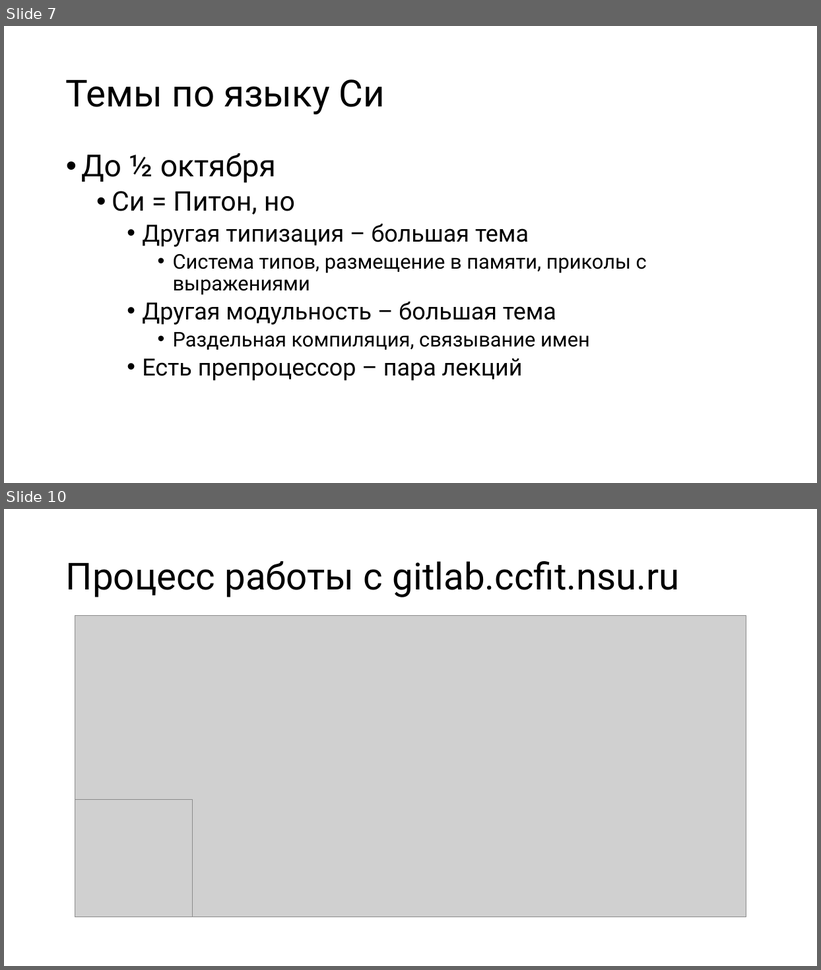
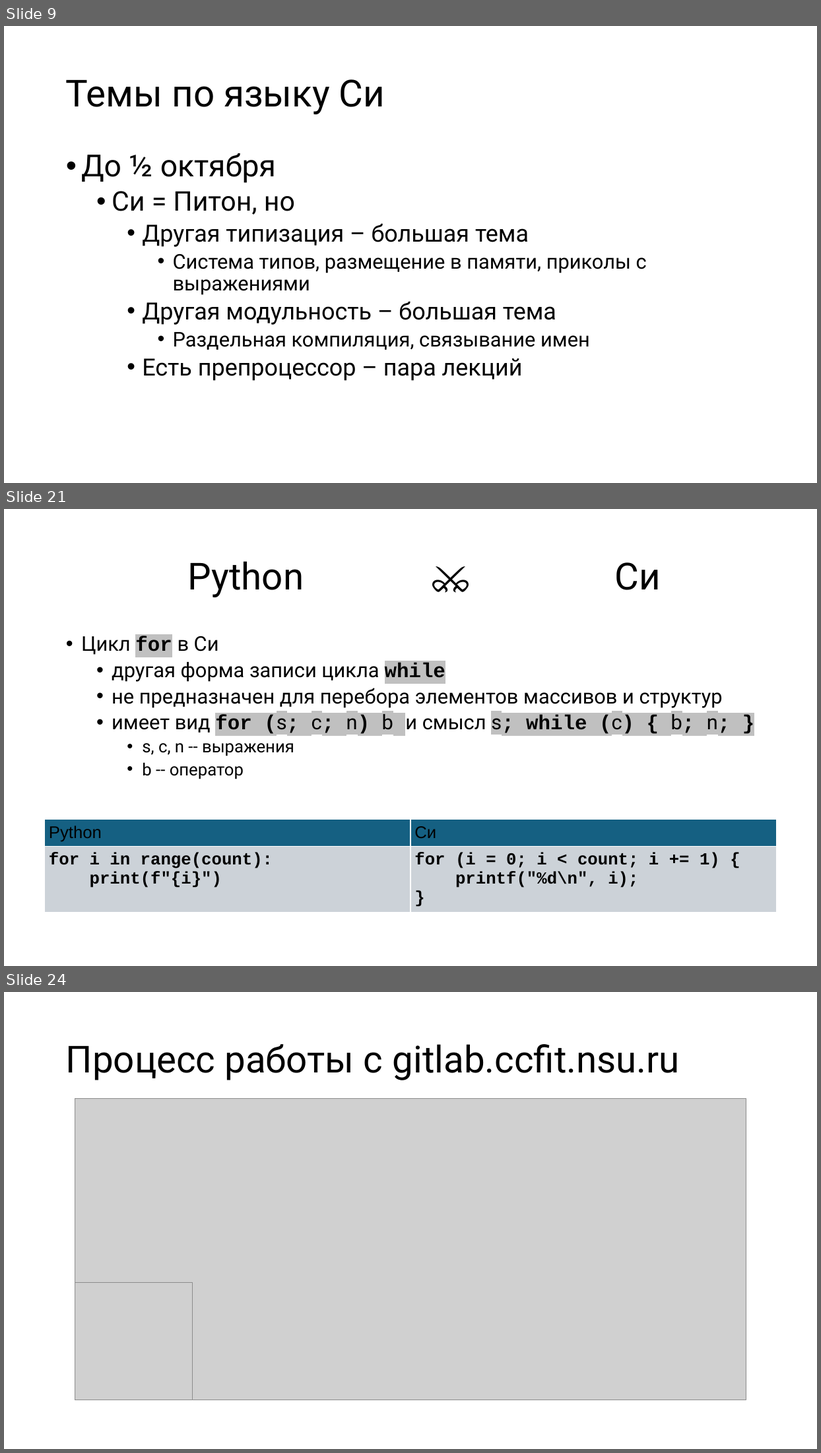
Before and after one commit to Evgueni-Petrov-aka-espetrov/Algorithms-and-Programming-in-C-pptx, a slide deck: 00 План-капкан до весны.pptx. Shown one above the other, each under a label of ours: slides 7 and 10 before the commit, slides 9, 21 and 24 after it; the slides between them are not shown. The pictures are 821x970 and 821x1453 pixels, drawn with LibreOffice and Linux fonts; fonts in the diff are those of the drawing; grey boxes stand for pictures. Boxes give left, top, right and bottom in pixels: in the first picture for what was removed or moved away, otherwise in the second. Text is boxed around its words. In the diff, an @@ line names an element or a change of style, - is before the commit and + after.

```diff
--- a/00 План-капкан до весны.pptx
+++ b/00 План-капкан до весны.pptx
@@ slide 21 added at (x1=4, y1=509, x2=817, y2=966), background #FFFFFF @@
@@ title added at (x1=188, y1=561, x2=661, y2=597), 44 pt, text #000000 @@
+Python ⚔️ Си
@@ text added at (x1=81, y1=636, x2=731, y2=780), 24 pt, text #000000 @@
+• Цикл for в Си
+  • другая форма записи цикла while
+  • не предназначен для перебора элементов массивов и структур
+  • имеет вид for (s; c; n) b и смысл s; while (c) { b; n; }
+    • s, c, n -- выражения
+    • b -- оператор
@@ table added at (x1=45, y1=819, x2=777, y2=918), 2 rows, 2 columns @@
+Python | Си
+for i in range(count): / print(f"{i}") | for (i = 0; i < count; i += 1) { / printf("%d\n", i); / }
@@ what was slide 7 is now slide 9 @@
@@ what was slide 10 is now slide 24 @@
```
Also in this commit, not shown: 4 slides changed, 13 other slides added.
